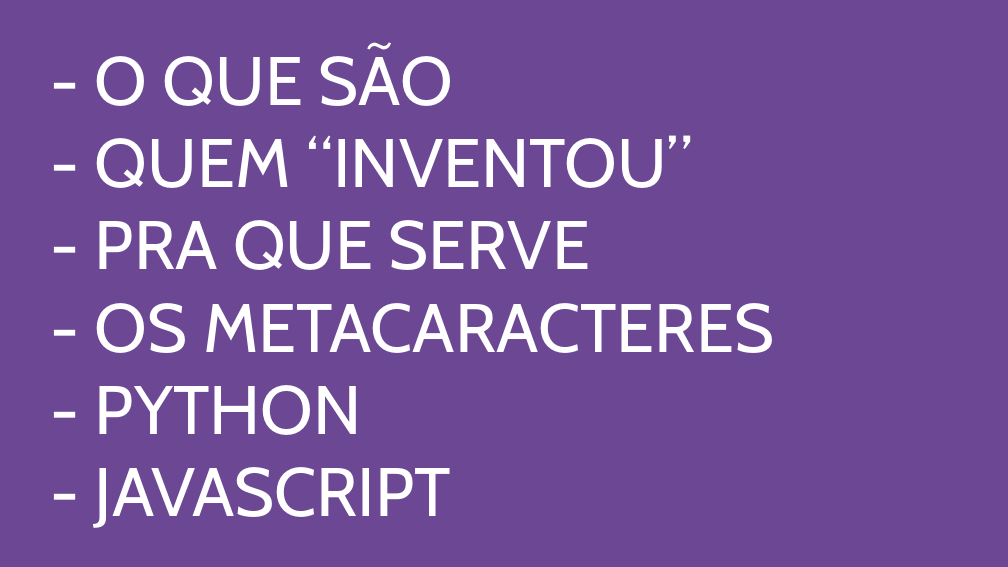
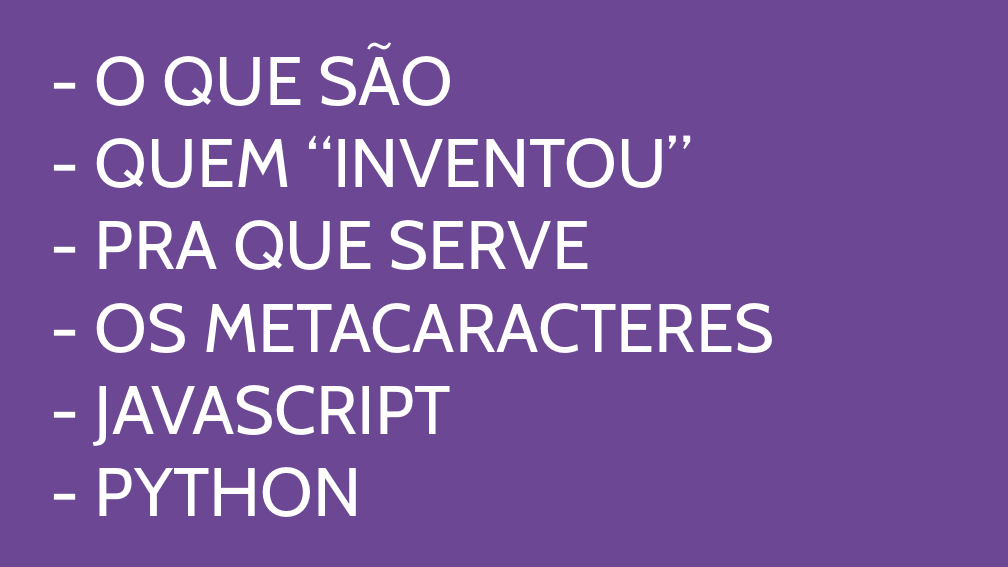
Before and after one commit to deniscostadsc/regex-tutorial, a slide deck: slide 2 of slides/regex.odp. Drawn at 1008x567 pixels with LibreOffice and Linux fonts; fonts in the diff are those of the drawing. Boxes give left, top, right and bottom in pixels: in the first picture for what was removed or moved away, otherwise in the second. Text is boxed around its words. In the diff, an @@ line names an element or a change of style, - is before the commit and + after.

```diff
--- a/slides/regex.odp
+++ b/slides/regex.odp
@@ subtitle at [95,385,451,446]: paragraph added @@
+- JAVASCRIPT
@@ subtitle at [95,467,451,528]: paragraph removed @@
-- JAVASCRIPT
```
Also in this commit, not shown: 3 other slides changed, 1 slide added, 1 other file.
